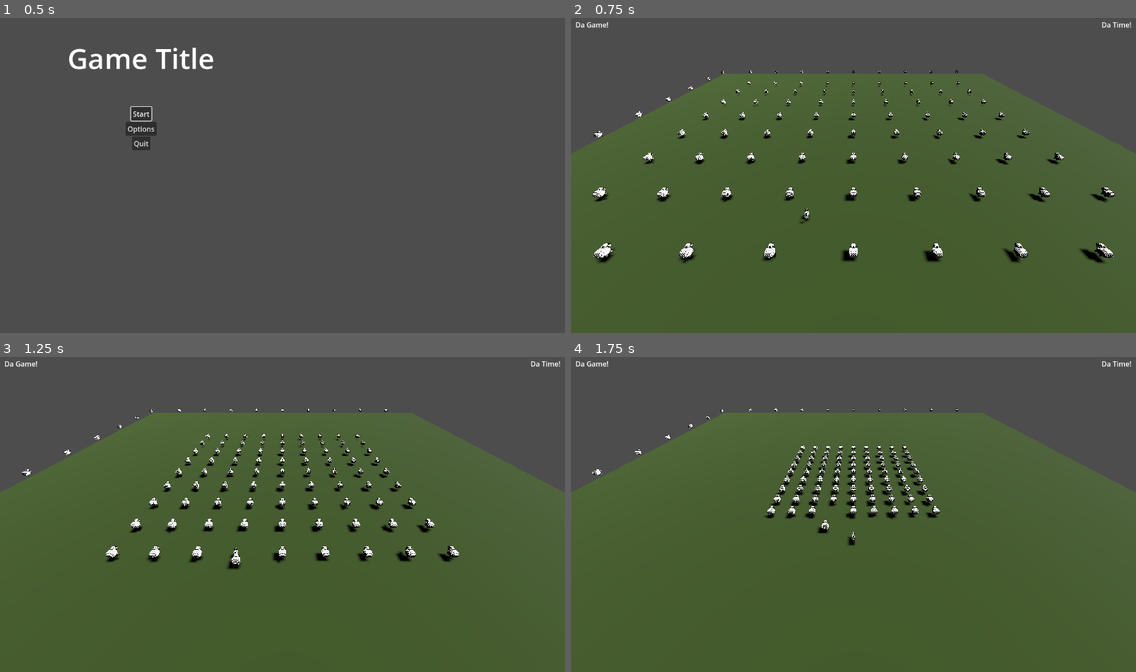
Above: before the commit, frames 1-4 (two rows, left to right).
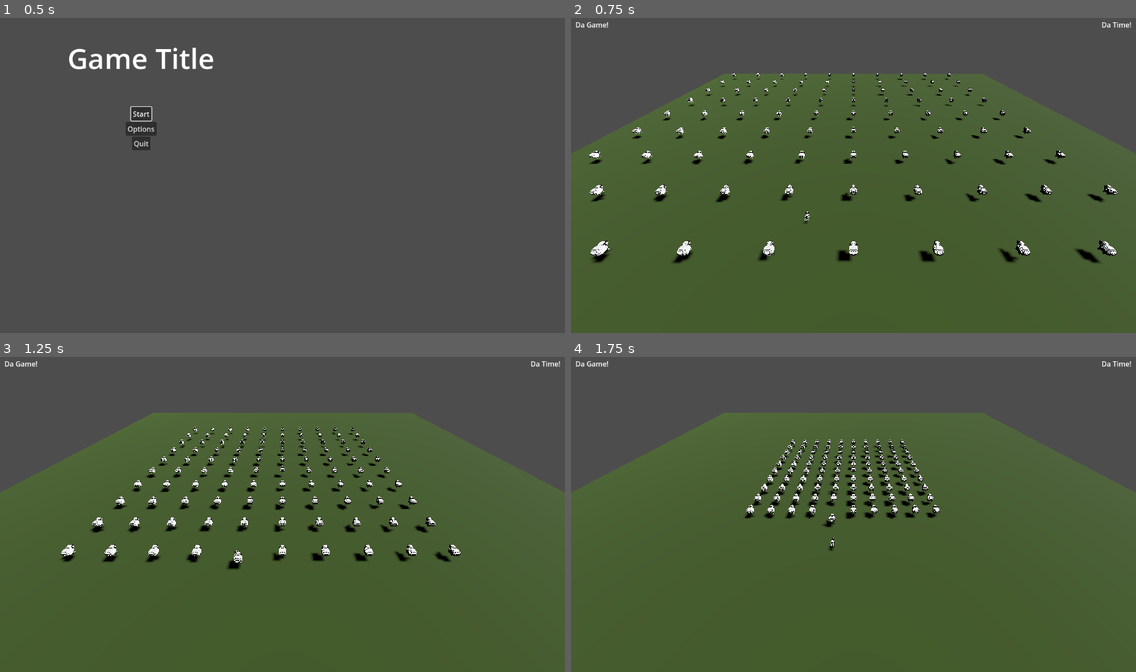
Above: after the commit, the same moments.

Repository: hunttis/ld-58
Game: Godot game, scene res://assets/scenes/master.tscn
Two runs of this game, one before a commit and one after it. Both use one fixed random seed, a clock stepped at 60 frames per second and the inputs below.
Inputs (mouse positions are in pixels of both pictures, inside the frame that each line leads up to):
- Up to frame 1 (0.5 s): no input
- Up to frame 2 (0.75 s): click "Start" at 0.5 s
- Up to frame 3 (1.25 s): no input
- Up to frame 4 (1.75 s): move the mouse to (977, 498) at 1.27 s; click (977, 498) at 1.35 s

Frame 1 is identical in both runs. In frame 2, 3.3% of the frame differs, in the area x 3-97%, y 16-78%; in frame 3, 2.6%; in frame 4, 1.7%.

Commit message:
try to face correctly

Diff:
--- a/assets/scenes/game.gd
+++ b/assets/scenes/game.gd
@@ -6,6 +6,6 @@
   for x in range(10):
     for z in range(10):
       var sheep = SheepScene.instantiate()
-      sheep.position = Vector3(x * 10 - 50, 0, z * 10 - 50)
+      sheep.position = Vector3(x * 10 - 50, 1, z * 10 - 50)
       sheep.add_to_group("sheep")
       add_child(sheep)
--- a/assets/scenes/game/dog/dog.gd
+++ b/assets/scenes/game/dog/dog.gd
@@ -1,19 +1,19 @@
+class_name Dog
 extends CharacterBody3D
 
+@export var speed: float = 10
 @onready var agent: NavigationAgent3D =  $NavigationAgent3D
-
-# Called when the node enters the scene tree for the first time.
-func _ready() -> void:
-  pass # Replace with function body.
-
 
 
 func _physics_process(_delta: float) -> void:
   if agent.is_navigation_finished():
-    velocity = Vector3.ZERO
-  else:
-    velocity = agent.get_next_path_position() - position
+    return
+  var target = agent.get_next_path_position()
+  var direction = global_position.direction_to(target)
+  velocity = direction * speed
+  look_at(Vector3(direction.x, global_position.y, direction.z))
   move_and_slide()
+
 
 func _input(_event) -> void:
   if Input.is_action_just_pressed("LeftClick"):
